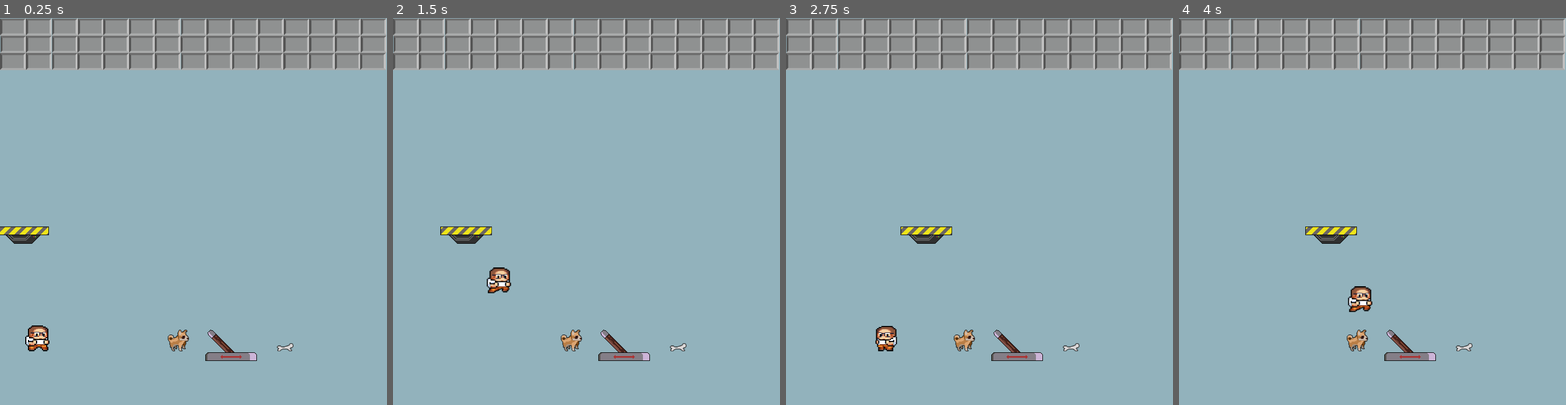
Above: before the commit, frames 1-4 (left to right).
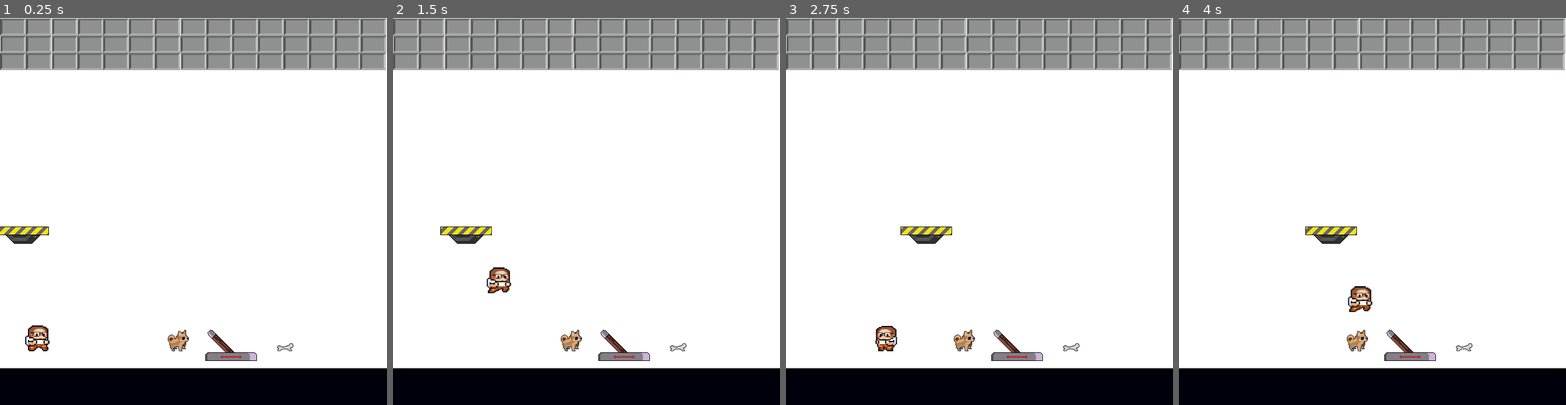
Above: after the commit, the same moments.

Repository: SRWGShinyo/The-Lever
Game: Godot game, scene res://scenes/Level2.tscn
Same seed, same stepped clock (60 frames per second), same inputs: the game is played once before the commit and once after it. This scene is started directly instead of the project's main scene.
Inputs (mouse positions are in pixels of both pictures, inside the frame that each line leads up to):
- Up to frame 1 (0.25 s): no input
- Up to frame 2 (1.5 s): move the mouse to (625, 335) at 0.52 s; hold Right (PLAYER_RIGHT) from 0.53 s (still down); click (625, 335) at 0.67 s; tap Space (PLAYER_JUMP) at 0.77 s; move the mouse to (571, 339) at 1.27 s; click (571, 339) at 1.42 s
- Up to frame 3 (2.75 s): tap Space (PLAYER_JUMP) at 1.52 s; move the mouse to (1072, 346) at 2.02 s; release Right (PLAYER_RIGHT) at 2.03 s; hold Left (PLAYER_LEFT) from 2.03 s (still down); click (1072, 346) at 2.17 s
- Up to frame 4 (4 s): move the mouse to (1353, 288) at 2.77 s; release Left (PLAYER_LEFT) at 2.78 s; hold Right (PLAYER_RIGHT) from 2.78 s (still down); click (1353, 288) at 2.92 s; tap Space (PLAYER_JUMP) at 3.02, 3.77 s; move the mouse to (1488, 269) at 3.52 s

The runs differ from the first frame. In frame 1, 85% of the frame differs, in the area x 0-100%, y 0-100%; in frame 2, 85%; in frame 3, 85%; in frame 4, 85%.

Commit message:
level2: put back bg

Diff:
--- a/project.godot
+++ b/project.godot
@@ -39,9 +39,6 @@
 
 window/size/width=720
 window/size/height=720
-window/size/resizable=false
-window/stretch/mode="viewport"
-window/stretch/aspect="keep"
 
 [global]
 
--- a/scenes/Level2.tscn
+++ b/scenes/Level2.tscn
@@ -10,11 +10,12 @@
 [ext_resource path="res://resources/sprites/os.png" type="Texture" id=8]
 [ext_resource path="res://Objects/Roof.tscn" type="PackedScene" id=9]
 [ext_resource path="res://Objects/Player.tscn" type="PackedScene" id=10]
+[ext_resource path="res://Objects/BG.tscn" type="PackedScene" id=11]
 
-[sub_resource type="RectangleShape2D" id=5]
+[sub_resource type="RectangleShape2D" id=1]
 extents = Vector2( 20.0851, 19.7614 )
 
-[sub_resource type="RectangleShape2D" id=3]
+[sub_resource type="RectangleShape2D" id=2]
 extents = Vector2( 16.1007, 7.41296 )
 
 [node name="Level2Root" type="Node2D"]
@@ -50,7 +51,7 @@
 editor/display_folded = true
 
 [node name="AnimatedSprite" parent="Platform/Path2D/PathFollow2D" index="0"]
-frame = 3
+frame = 2
 
 [node name="Dog" parent="." instance=ExtResource( 6 )]
 editor/display_folded = true
@@ -60,11 +61,11 @@
 script = null
 
 [node name="AnimatedSprite" parent="Dog/Clickable/ClickableArea" index="1"]
-frame = 4
+frame = 0
 
 [node name="CollisionShape2D" parent="Dog/Clickable/ClickableArea" index="2"]
 position = Vector2( 1.10416, 4.23267 )
-shape = SubResource( 5 )
+shape = SubResource( 1 )
 
 [node name="Bone" parent="." instance=ExtResource( 7 )]
 position = Vector2( 199.726, 184.363 )
@@ -78,12 +79,14 @@
 
 [node name="CollisionShape2D" parent="Bone/ClickableArea" index="1"]
 position = Vector2( 0, 8.69623 )
-shape = SubResource( 3 )
+shape = SubResource( 2 )
 
 [node name="Roof" parent="." instance=ExtResource( 9 )]
 
 [node name="Player" parent="." instance=ExtResource( 10 )]
 position = Vector2( 70, 600 )
+
+[node name="BG" parent="." instance=ExtResource( 11 )]
 [connection signal="clicked" from="Lever" to="." method="_on_Lever_clicked"]
 
 [editable path="Rails/Rail"]
Not shown: 1 places in scenes/Level2.tscn that only renumber resources
